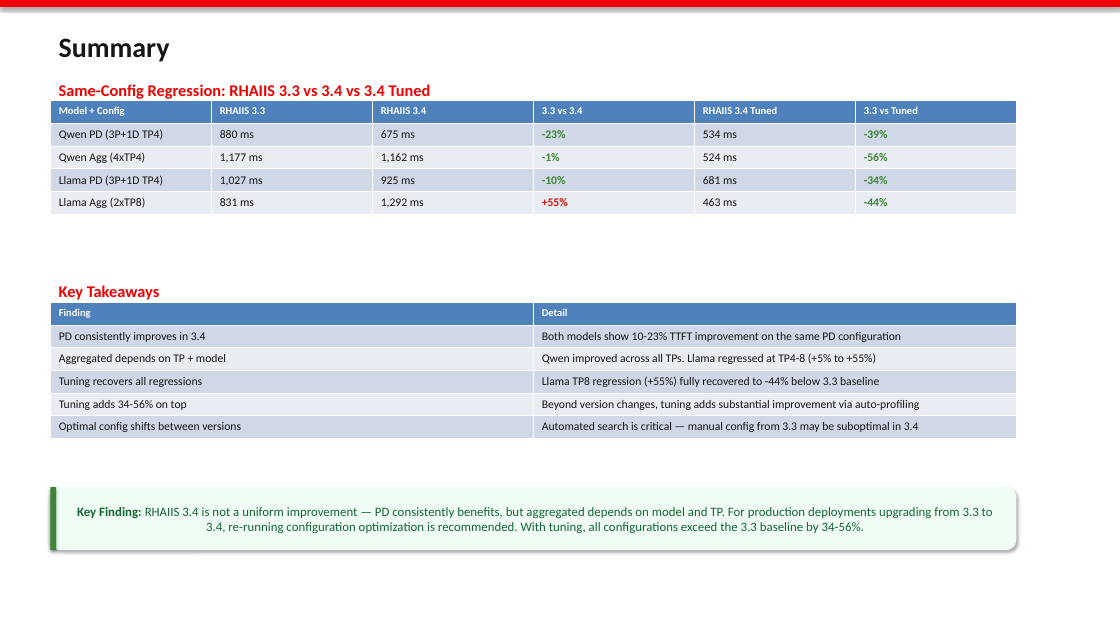
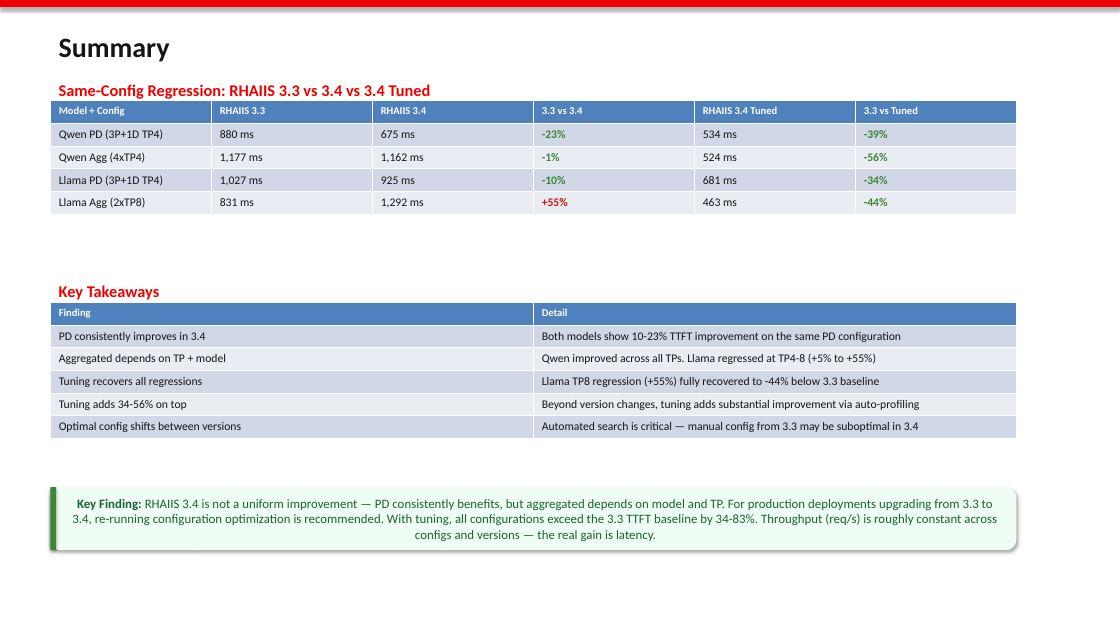
Before and after one commit to openshift-psap/serveit-studio, a slide deck: slide 8 of docs/regression-slides.pptx. Drawn at 1120x630 pixels with LibreOffice and Linux fonts; fonts in the diff are those of the drawing. Boxes give left, top, right and bottom in pixels: in the first picture for what was removed or moved away, otherwise in the second. Text is boxed around its words. In the diff, an @@ line names an element or a change of style, - is before the commit and + after.

```diff
--- a/docs/regression-slides.pptx
+++ b/docs/regression-slides.pptx
@@ text in rounded rectangle at (72, 499, 997, 541): text changed @@
-Key Finding: RHAIIS 3.4 is not a uniform improvement — PD consistently benefits, but aggregated depends on model and TP. For production deployments upgrading from 3.3 to 3.4, re-running configuration optimization is recommended. With tuning, all configurations exceed the 3.3 baseline by 34-56%.
+Key Finding: RHAIIS 3.4 is not a uniform improvement — PD consistently benefits, but aggregated depends on model and TP. For production deployments upgrading from 3.3 to 3.4, re-running configuration optimization is recommended. With tuning, all configurations exceed the 3.3 TTFT baseline by 34-83%. Throughput (req/s) is roughly constant across configs and versions — the real gain is latency.
```
Also in this commit, not shown: 2 other slides changed.
